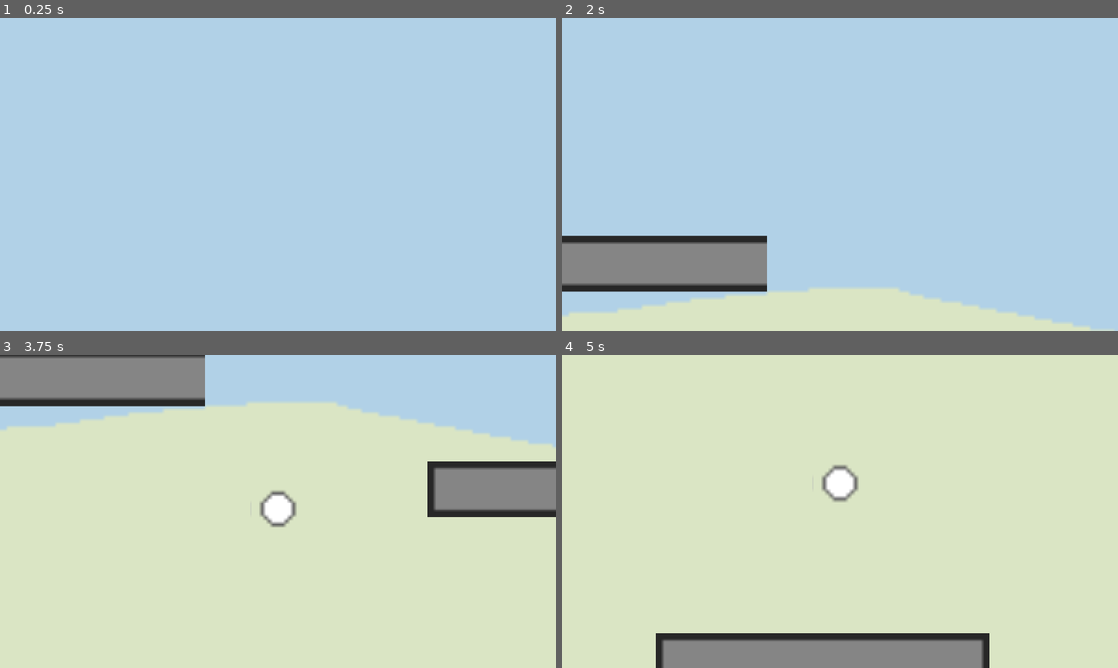
Above: before the commit, frames 1-4 (two rows, left to right).
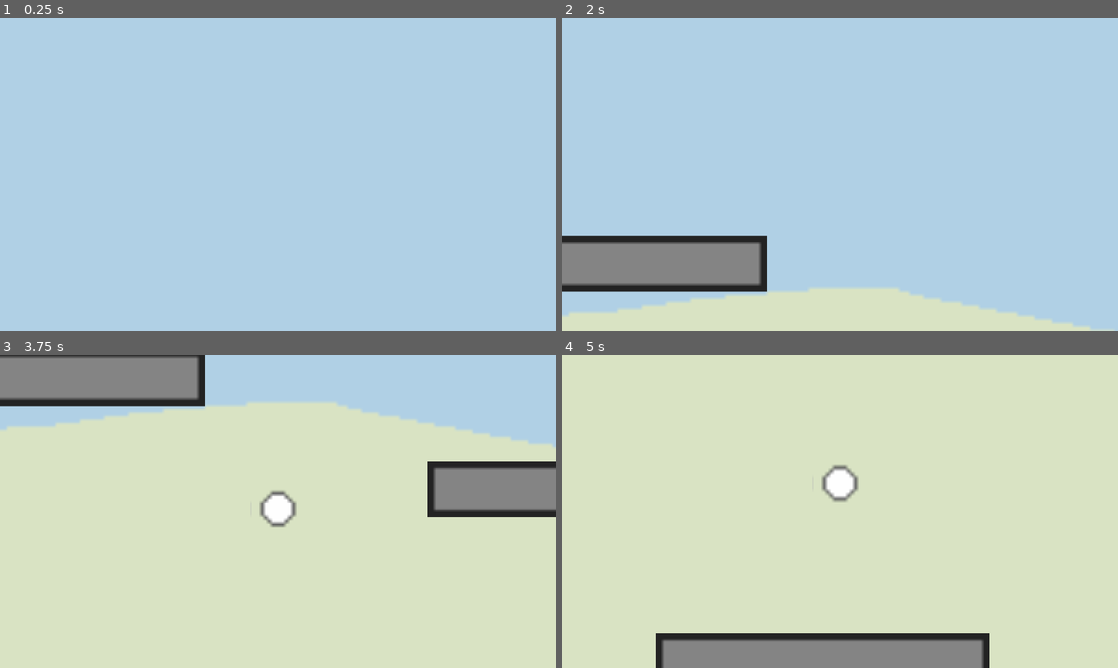
Above: after the commit, the same moments.

Repository: dizmerly/chaoticFootball
Game: Godot game, scene res://scenes/main.tscn
Two runs of this game, one before a commit and one after it. Both use one fixed random seed, a clock stepped at 60 frames per second and the inputs below. This scene is started directly instead of the project's main scene.
Inputs (mouse positions are in pixels of both pictures, inside the frame that each line leads up to):
- Up to frame 1 (0.25 s): no input
- Up to frame 2 (2 s): tap Enter at 0.5 s; move the mouse to (962, 158) at 0.52 s; hold D (right) from 0.53 s (still down); tap F (interact) at 0.6 s; click (962, 158) at 0.67 s; tap Space (jump) at 0.77, 1.52 s; move the mouse to (728, 190) at 1.27 s; tap Shift (run) at 1.35 s
- Up to frame 3 (3.75 s): move the mouse to (333, 442) at 2.02 s; release D (right) at 2.03 s; hold Left (left) 2.03-2.78 s; tap K at 2.1 s; move the mouse to (250, 574) at 2.77 s; hold D (right) from 2.78 s (still down); tap F (interact) at 2.85 s; click (250, 574) at 2.92 s; tap Space (jump) at 3.02 s; move the mouse to (444, 558) at 3.52 s; tap Shift (run) at 3.6 s
- Up to frame 4 (5 s): tap Space (jump) at 3.77, 4.52 s; move the mouse to (673, 464) at 4.27 s; release D (right) at 4.28 s; hold Left (left) from 4.28 s (still down); tap K at 4.35 s

The runs differ from the first frame. In frame 2, 0.2% of the frame differs, in the area x 35-37%, y 71-86%; in frame 3, 0.2%, in the area x 35-37%, y 0-15%; in frame 4, less than 0.1%.

Commit message:
glowing effect bonfire

Diff:
--- a/chaotic-football/project.godot
+++ b/chaotic-football/project.godot
@@ -86,3 +86,4 @@
 
 textures/canvas_textures/default_texture_filter=0
 rendering_device/driver.windows="d3d12"
+viewport/hdr_2d=true
--- a/chaotic-football/scenes/bonfire.tscn
+++ b/chaotic-football/scenes/bonfire.tscn
@@ -2,6 +2,7 @@
 
 [ext_resource type="Texture2D" uid="uid://twqa2cp5fyg4" path="res://assets/SoccerGame/Bonfire.png" id="1_4psdg"]
 [ext_resource type="Script" uid="uid://4uyd8rudei06" path="res://bonfire.gd" id="1_xk3wp"]
+[ext_resource type="Shader" uid="uid://mlxyoumygoii" path="res://scenes/bonfire.tres" id="2_jmhiw"]
 
 [sub_resource type="RectangleShape2D" id="RectangleShape2D_xk3wp"]
 size = Vector2(13, 10)
@@ -44,18 +45,8 @@
 &"fire": SubResource("Animation_jmhiw")
 }
 
-[sub_resource type="Gradient" id="Gradient_jmhiw"]
-offsets = PackedFloat32Array(0, 0.4548193)
-colors = PackedColorArray(1, 1, 1, 1, 0, 0, 0, 1)
-
-[sub_resource type="GradientTexture2D" id="GradientTexture2D_8aldm"]
-gradient = SubResource("Gradient_jmhiw")
-fill = 1
-fill_from = Vector2(0.5, 0.5)
-fill_to = Vector2(1, 1)
-
-[sub_resource type="OccluderPolygon2D" id="OccluderPolygon2D_jmhiw"]
-polygon = PackedVector2Array(-6, 2, 7, 2, 7, 4, -6, 4)
+[sub_resource type="ShaderMaterial" id="ShaderMaterial_xk3wp"]
+shader = ExtResource("2_jmhiw")
 
 [node name="bonfire" type="Node2D" unique_id=1257175420]
 script = ExtResource("1_xk3wp")
@@ -68,17 +59,14 @@
 
 [node name="AnimationPlayer" type="AnimationPlayer" parent="." unique_id=422735572]
 libraries/ = SubResource("AnimationLibrary_8aldm")
+autoplay = &"fire"
 speed_scale = 0.2
 
 [node name="Sprite2D" type="Sprite2D" parent="." unique_id=1385752978]
+material = SubResource("ShaderMaterial_xk3wp")
+instance_shader_parameters/GlowColor = Color(1.5204437, 0.9208677, 0, 1)
+instance_shader_parameters/Mask_Color = Color(1, 0.63529414, 0.07058824, 1)
+instance_shader_parameters/tolerance = 0.18900000827898
 position = Vector2(0, -8)
 texture = ExtResource("1_4psdg")
 hframes = 5
-
-[node name="PointLight2D" type="PointLight2D" parent="." unique_id=1275438221]
-position = Vector2(0, -2)
-texture = SubResource("GradientTexture2D_8aldm")
-
-[node name="LightOccluder2D" type="LightOccluder2D" parent="." unique_id=504918602]
-position = Vector2(0, -2)
-occluder = SubResource("OccluderPolygon2D_jmhiw")
--- a/chaotic-football/scenes/game.tscn
+++ b/chaotic-football/scenes/game.tscn
@@ -19,6 +19,13 @@
 [ext_resource type="Texture2D" uid="uid://dtwrlfw08rn0l" path="res://assets/SoccerGame/Sky2.png" id="16_1kice"]
 [ext_resource type="Texture2D" uid="uid://3ibffef1tarl" path="res://assets/SoccerGame/hills1fg.png" id="17_5newe"]
 [ext_resource type="Texture2D" uid="uid://cqv4posqud62q" path="res://assets/SoccerGame/hills1mg.png" id="18_37s47"]
+[ext_resource type="PackedScene" uid="uid://23bfneybtubq" path="res://scenes/bonfire.tscn" id="20_1kice"]
+
+[sub_resource type="Environment" id="Environment_1kice"]
+background_mode = 3
+glow_enabled = true
+glow_intensity = 0.35
+glow_hdr_threshold = 1.5
 
 [sub_resource type="WorldBoundaryShape2D" id="WorldBoundaryShape2D_yqjtg"]
 
@@ -353,6 +360,9 @@
 [node name="Game" type="Node2D" unique_id=1370336921]
 script = ExtResource("1_kvpfn")
 
+[node name="WorldEnvironment" type="WorldEnvironment" parent="." unique_id=688460596]
+environment = SubResource("Environment_1kice")
+
 [node name="Camera2D" type="Camera2D" parent="." unique_id=40182301]
 position = Vector2(-32, 8)
 zoom = Vector2(4, 4)
@@ -367,7 +377,7 @@
 
 [node name="TilesGround" type="TileMapLayer" parent="." unique_id=778105241]
 position = Vector2(-5, 0)
-tile_map_data = PackedByteArray("AAAVAAEABgAAAAAAAAAWAAEABgA …(147688 unchanged characters)… 9//n/BwABAAAAAAD9/wEABgACAAAAAAD+//H/BwAAAAAAAAD+//n/BwAAAAAAAAD+/wEABgAAAAAAAAD/ …(137458 unchanged characters)…
+tile_map_data = PackedByteArray("AAAVAAEABgAAAAAAAAAWAAEABgA …(147688 unchanged characters)… 9//n/BwABAAAAAAD9/wEABgACAAAAAAD+//H/BwACAAAAAAD+//n/BwAAAAAAAAD+/wEABgAAAAAAAAD/ …(137458 unchanged characters)…
 tile_set = SubResource("TileSet_kvuet")
 
 [node name="goalpost" parent="." unique_id=2007451905 instance=ExtResource("6_p57ef")]
@@ -389,3 +399,6 @@
 position = Vector2(0, -449)
 mass = 0.5
 continuous_cd = 0
+
+[node name="bonfire" parent="." unique_id=1257175420 instance=ExtResource("20_1kice")]
+position = Vector2(-52, -240)
